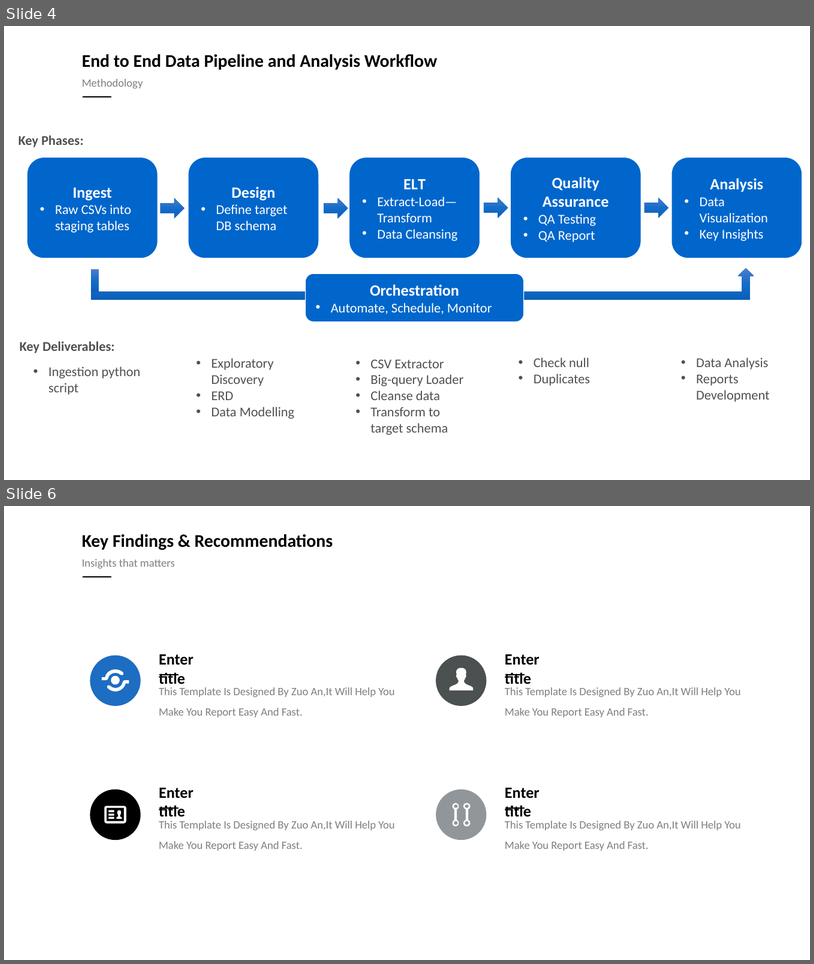
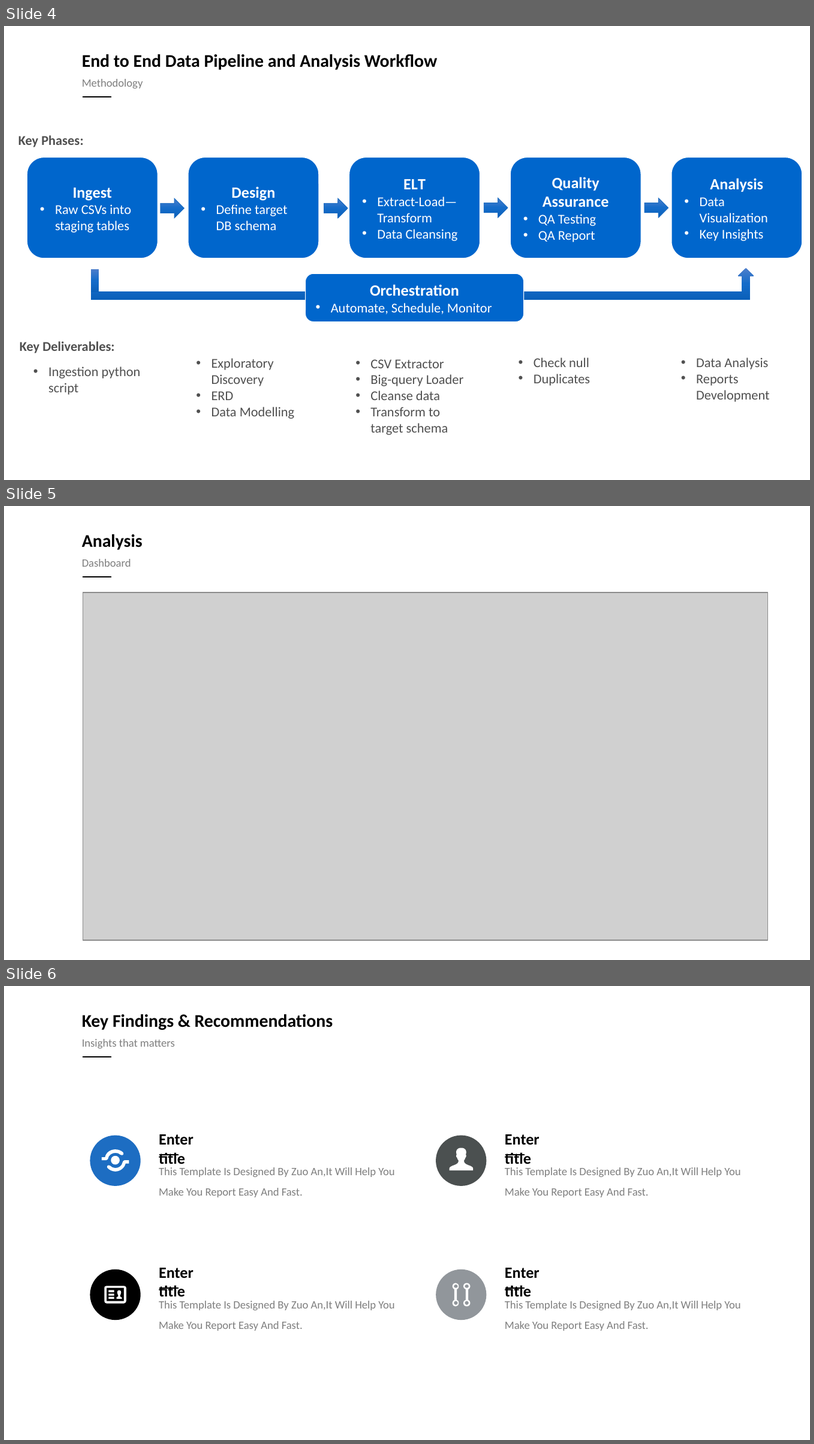
Before and after one commit to lexman29125/5m-data-m2-project, a slide deck: Presentation/e2e_data_pipeline_workflow_v1.pptx. Shown one above the other, each under a label of ours: slides 4 and 6 before the commit, slides 4, 5 and 6 after it; the slides between them are not shown. The pictures are 814x964 and 814x1444 pixels, drawn with LibreOffice and Linux fonts; fonts in the diff are those of the drawing; grey boxes stand for pictures; background and template pictures are left out. Boxes give left, top, right and bottom in pixels: in the first picture for what was removed or moved away, otherwise in the second. Text is boxed around its words. In the diff, an @@ line names an element or a change of style, - is before the commit and + after.

Commit message:
Update ppt v1

```diff
--- a/Presentation/e2e_data_pipeline_workflow_v1.pptx
+++ b/Presentation/e2e_data_pipeline_workflow_v1.pptx
@@ slide 5 added at <box>4,506,810,960</box>, background picture (left out) @@
@@ text added at <box>82,534,143,550</box>, 16 pt, text #000000, bold @@
+Analysis
@@ text added at <box>82,559,131,567</box>, 10 pt, text #7F7F7F @@
+Dashboard
@@ line added from (83, 577) to (112, 577), #000000 1 pt @@
@@ picture added at <box>83,592,768,940</box> @@
```
Also in this commit, not shown: 2 slides changed, 3 other files.
